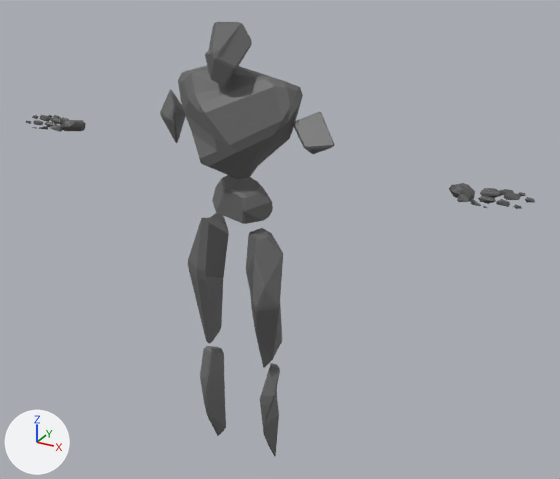
An edit to the glTF model avatar/NPC_A_7.glb, drawn before and after from the same camera.
Rendered twice from a 50 mm lens placed at (1.75, -2.83, 2.54), pointed at (0.16, 0.06, 1.09). Every picture has the same lights, and +X, +Y and +Z are marked at lower left. Vertices at the same position are counted once.
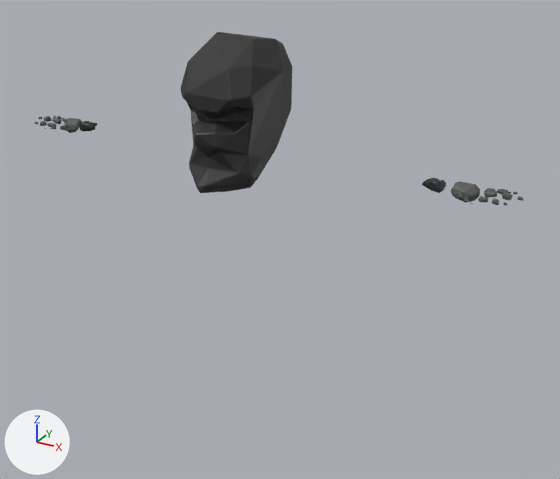
What the commit changed:
Material 'Material.001' (mat_material_001) is new.
Its base color is (0.022, 0.022, 0.022) (black #292929).
me_cube_035 is used by ob_cube_025; location (0.0, 0.0, 0.0).
me_cube_035 had 284 vertices, 440 faces and spanned x -1.28..1.28, y -0.13..0.13, z 1.46..1.53.
me_cube_035 now has 938 vertices, 1748 faces and spans x -1.23..1.23, y -0.11..0.13, z 1.46..1.53.
me_cube_035 part 1: the loose piece of 23 vertices spanning x -1.05..-0.94, y -0.05..0.07, z 1.46..1.53 is rebuilt with 65 vertices and now spans x -1.06..-0.96, y -0.02..0.05, z 1.46..1.53.
me_cube_035 part 2: the loose piece of 23 vertices spanning x 0.94..1.05, y -0.05..0.07, z 1.46..1.53 is rebuilt with 71 vertices and now spans x 0.96..1.06, y -0.02..0.05, z 1.46..1.53.
me_cube_035 part 3: a new loose piece of 34 vertices spanning x 1.08..1.12, y -0.05..-0.03, z 1.48..1.51, in mat_material_005 (dark grey #555555).
me_cube_035 part 4: 8 loose pieces with 48 vertices, spanning x -1.28..1.28, y -0.13..0.13, z 1.48..1.52, are deleted.
me_cube_035 part 5: 9 vertices moved within x -1.19..-1.02, y -0.07..0.06, z 1.49..1.52; 75 vertices removed from x -1.23..-1.01, y -0.12..0.12, z 1.47..1.52; 334 vertices added at x -1.23..-0.99, y -0.11..0.12, z 1.47..1.52.
me_cube_035 part 6: 7 vertices moved within x 1.02..1.16, y -0.09..0.05, z 1.49..1.52; 73 vertices removed from x 1.01..1.23, y -0.12..0.12, z 1.47..1.52; 298 vertices added at x 0.99..1.23, y -0.11..0.12, z 1.47..1.52.
Mesh me_cube_020 is new.
It has 104 vertices, 200 faces and spans x -0.93..0.93, y -0.03..0.07, z 1.48..1.53.
It uses material mat_material_001 (black #292929).
Mesh me_cube_004 is new.
It has 252 vertices, 500 faces and spans x -0.208..0.209, y -0.332..0.211, z 1.395..2.028.
It uses material mat_material_001 (black #292929).
Object 'Cube.093' (ob_cube_093) is deleted.
Object 'Cube.098' (ob_cube_098) is deleted.
Object 'Cube.100' (ob_cube_100) is deleted.
Object 'Cube.102' (ob_cube_102) is deleted.
Object 'Cube.103' (ob_cube_103) is deleted.
Object 'Cube.105' (ob_cube_105) is deleted.
Object 'Shoulder' (ob_shoulder) is new; it shows me_cube_020.
Its location is (0.0, 0.0, 0.0).
Object 'Head' (ob_head) is new; it shows me_cube_004.
Its location is (0.0, 0.0, 0.0).

Pixel boxes [x1, y1, x2, y2] of what changed, in the pictures (560 x 479 px):
'Head', added (black)
    after: [180, 32, 292, 193]
'Cube.103', deleted
    before: [178, 66, 303, 179]
'Cube.093', deleted
    before: [188, 213, 283, 368]
'Cube.100', deleted
    before: [200, 346, 280, 456]
'Cube.102', deleted
    before: [212, 175, 273, 224]
'Cube.105', deleted
    before: [205, 22, 252, 87]
'Cube.098', deleted
    before: [160, 90, 334, 154]
'Cube.025', reshaped
    before: [26, 115, 535, 209]
    after: [35, 116, 524, 205]
'Shoulder', added
    after: [80, 121, 446, 193]
part 1 of me_cube_035, rebuilt (33% narrower, 33% taller)
    before: [60, 120, 86, 131]
    after: [65, 118, 82, 133]
part 2 of me_cube_035, rebuilt (11% wider, 15% taller)
    before: [449, 183, 475, 202]
    after: [451, 181, 480, 203]
part 3 of me_cube_035, added
    after: [478, 196, 488, 203]
part 4 of me_cube_035, deleted
    before: [26, 115, 535, 209]
part 5 of me_cube_035, built on
    before: [33, 115, 69, 132]
    after: [35, 116, 68, 131]
part 6 of me_cube_035, built on
    before: [457, 188, 526, 207]
    after: [456, 188, 524, 205]
